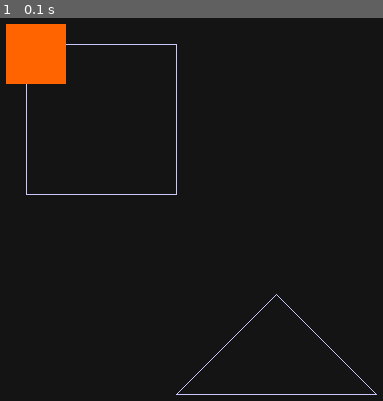
Above: before the commit, frame 1.
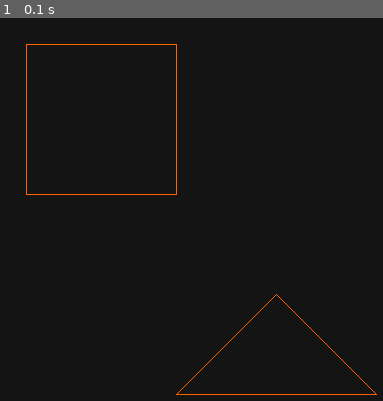
Above: after the commit, the same moment.

Repository: ckreitma-uc/info3uca2026
Game: pygame game, started from pygame/pygame004_simple_poligon.py
Two runs of this game, one before a commit and one after it. Both use one fixed random seed, a clock stepped at 60 frames per second and the inputs below.
Inputs:
- Up to frame 1 (0.1 s): no input

The runs differ from the first frame. In frame 1, 3.0% of the frame differs, in the area x 1-99%, y 1-99%.

Commit message:
Mejora en polígono

Diff:
--- a/pygame/pygame004_simple_poligon.py
+++ b/pygame/pygame004_simple_poligon.py
@@ -16,16 +16,15 @@
 def poligono(canvas, lista_puntos, color):
     puntos = lista_puntos
     inicio = puntos[0]
-    #puntos.append(inicio)
+    puntos.append(inicio)
     print(f'puntos={puntos}')
     p1 = puntos[0]
     linea = 0
     for p2 in puntos[1:]:
         print(f'Linea={linea} p1={p1} p2={p2}')
-        pygame.draw.aaline(canvas, (200, 200, 255), p1, p2)
+        pygame.draw.aaline(canvas, color, p1, p2)
         p1 = p2
         linea+=1
-    pygame.draw.aaline(canvas, (200, 200, 255), puntos[len(puntos)-1],puntos[0])
 
 
 
@@ -52,5 +51,4 @@
 
         poligono(canvas, polygon1, rect_color)
         poligono(canvas, p2, rect_color)
-        pygame.draw.rect(canvas, rect_color, pygame.Rect(30, 30, 60, 60))
         pygame.display.update()
